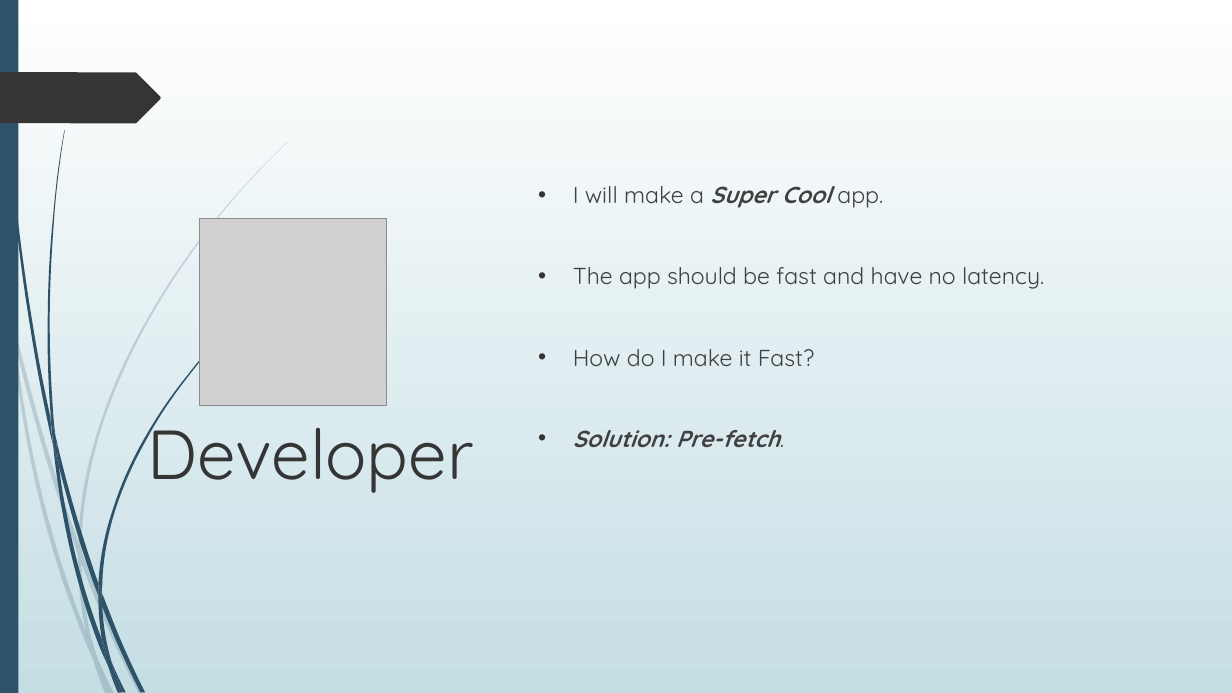
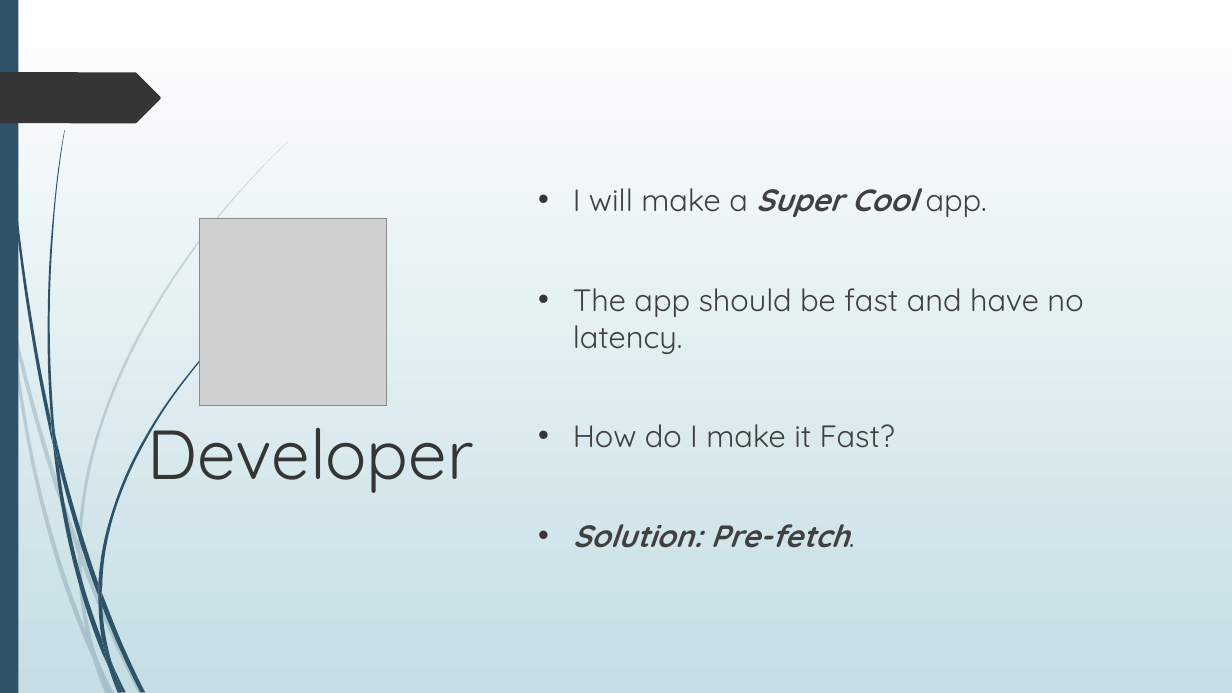
Before and after one commit to shahamish150294/PrefetchProcrastinatorAndroid, a slide deck: slide 4 of Prefetch Procrastinator Final Presentation.pptx. Drawn at 1232x693 pixels with LibreOffice and Linux fonts; fonts in the diff are those of the drawing; grey boxes stand for pictures. Boxes give left, top, right and bottom in pixels: in the first picture for what was removed or moved away, otherwise in the second. Text is boxed around its words. In the diff, an @@ line names an element or a change of style, - is before the commit and + after.

Commit message:
Edit static analysis content and font changes in ppt

```diff
--- a/Prefetch Procrastinator Final Presentation.pptx
+++ b/Prefetch Procrastinator Final Presentation.pptx
@@ text "I will make a Super ..." at <box>573,188,1083,548</box>: size 18 to 24 pt @@
```
Also in this commit, not shown: 11 other slides changed, 1 slide removed.
